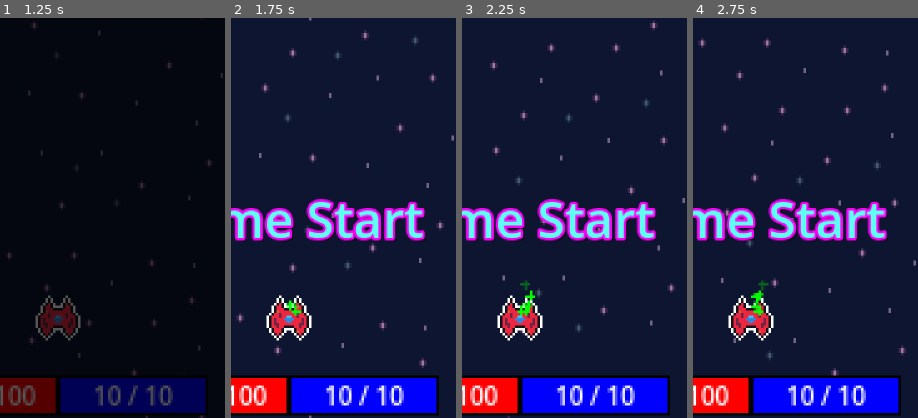
Above: before the commit, frames 1-4 (left to right).
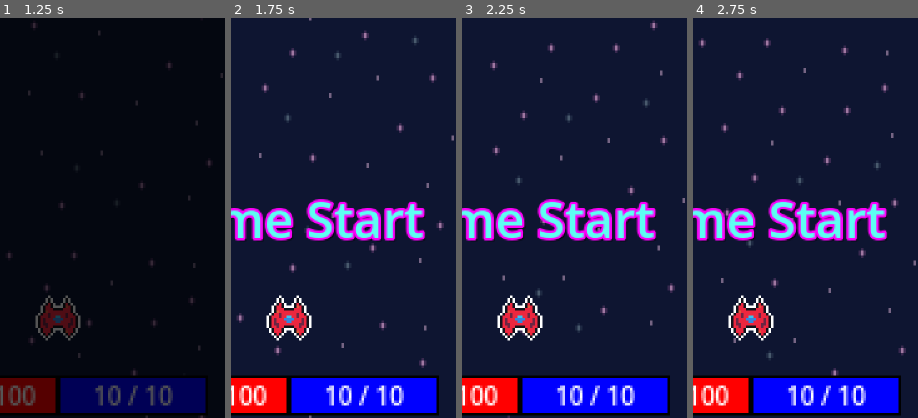
Above: after the commit, the same moments.

Repository: ZoNaDak/GalaxyPuzzleShooter_ProtoType
Game: Godot game, scene res://game/scenes/title/title_scene.tscn
Two runs of this game, one before a commit and one after it. Both use one fixed random seed, a clock stepped at 60 frames per second and the inputs below.
Inputs (mouse positions are % of the whole screen's width and height, from its top left):
- Up to frame 1 (1.25 s): click "Game Start" at 0.5 s
- Up to frame 2 (1.75 s): tap Enter at 1.25 s; move the mouse to (7, 65) at 1.27 s; tap 3 at 1.35 s; click (7, 65) at 1.42 s
- Up to frame 3 (2.25 s): move the mouse to (20, 63) at 2.02 s; tap 3 at 2.1 s; click (20, 63) at 2.17 s
- Up to frame 4 (2.75 s): no input
The pictures show only the part of the screen within x 37-87%, y 0-50%; the shares and areas given below are measured in that part.

Frame 1 is identical in both runs. In frame 2, 0.1% of the frame differs, in the area x 24-32%, y 70-75%; in frame 3, 0.3%, in the area x 24-33%, y 65-75%; in frame 4, 0.3%.

Commit message:
Apply Green Missile

Diff:
--- a/wool-galaxy-proto/config/resources/player_config.tres
+++ b/wool-galaxy-proto/config/resources/player_config.tres
@@ -5,4 +5,5 @@
 [resource]
 script = ExtResource("1_safy7")
 missile_fire_delay = 1.0
+green_missile_value = 3
 metadata/_custom_type_script = "uid://8px53fk5u6m6"
--- a/wool-galaxy-proto/game/characters/character.gd
+++ b/wool-galaxy-proto/game/characters/character.gd
@@ -27,8 +27,8 @@
 	assert(false, "Must override get_type()")
 	return Enums.CharacterType.NONE
 
-func notify_damage() -> void:
-	assert(false, "Must override notify_damage()")
+func notify_changed_hp() -> void:
+	assert(false, "Must override notify_changed_hp()")
 
 #endregion
 
@@ -38,7 +38,13 @@
 	data.cur_hp -= damage
 	if data.cur_hp <= 0:
 		die()
-	notify_damage()
+	notify_changed_hp()
+
+func _do_heal_hp(heal_value: int) -> void:
+	data.cur_hp += heal_value
+	if data.cur_hp > data.max_hp:
+		data.cur_hp = data.max_hp
+	notify_changed_hp()
 
 func die() -> void:
 	state = StateType.DEAD
--- a/wool-galaxy-proto/game/characters/enemys/enemy.gd
+++ b/wool-galaxy-proto/game/characters/enemys/enemy.gd
@@ -92,7 +92,7 @@
 func get_type() -> Enums.CharacterType:
 	return Enums.CharacterType.ENEMY
 
-func notify_damage() -> void:
+func notify_changed_hp() -> void:
 	refresh_hp_ui()
 
 #endregion
--- a/wool-galaxy-proto/game/characters/player/player.gd
+++ b/wool-galaxy-proto/game/characters/player/player.gd
@@ -44,10 +44,6 @@
 		and event.is_pressed() and not event.is_echo():
 		die()
 
-	if event is InputEventKey and event.keycode == KEY_3 \
-		and event.is_pressed() and not event.is_echo():
-		_heal_hp()
-
 #endregion
 
 #region Override Methods
@@ -55,7 +51,7 @@
 func get_type() -> Enums.CharacterType:
 	return Enums.CharacterType.PLAYER
 
-func notify_damage() -> void:
+func notify_changed_hp() -> void:
 	_callable_context.notify_changed_hp.call(data.cur_hp)
 
 #endregion
@@ -90,7 +86,7 @@
 		Enums.MissileColorType.BLUE:
 			pass
 		Enums.MissileColorType.GREEN:
-			pass
+			_do_heal_hp(player_config.green_missile_value)
 		Enums.MissileColorType.YELLOW:
 			var enemy_spawn_point_arr = _callable_context.get_enemy_spawn_point_arr_callable.call()
 			for i in enemy_spawn_point_arr.size():
@@ -103,7 +99,8 @@
 	if (missile_data.amount == 0):
 		player_data.unequip_missile(missile_index)
 
-func _heal_hp() -> void:
+func _do_heal_hp(heal_value: int) -> void:
+	super._do_heal_hp(heal_value)
 	_callable_context.play_effect_callable.call(
 		"heal_effect", heal_effect_pivot.global_position)
 
